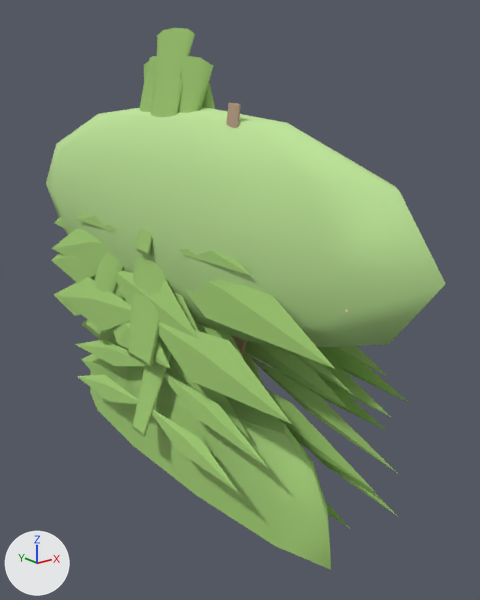
The glTF model web-forest/public/model/species/murraya-paniculata.glb: old version first, new version second.
Before and after are seen from a 50 mm camera at (-0.41, -0.602, 0.452) aimed at (0.039, -0.042, 0.227). The axes (+X, +Y, +Z) are drawn at lower left. The lights are the same throughout. The older version comes first. Where no turn or scale is listed for an object, it has been applied to the vertices. Vertices at exactly the same position are counted once.

Objects in the first picture: 'clump', 'p0', 'p1', 'p10', 'p12', 'p2', 'p3', 'p5', 'p6', 'p7', 'p8' and 1 more.
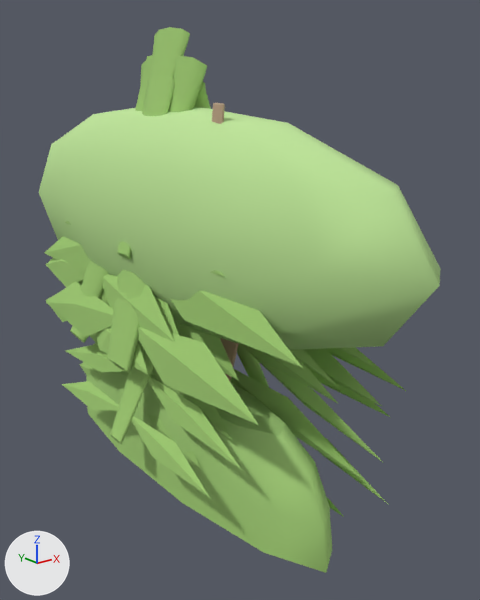
ob_body is not drawn itself; it is the parent of ob_clump, ob_p0, ob_p1, ob_p5, ob_p8, ob_p9, ob_p12, ob_p13.

Where the newer file only moved an object's origin or applied its transform, the numbers keep the older frame.

Where the change shows, as pixel boxes [x1, y1, x2, y2] in the pictures (480 x 600 px; the box of a moved part takes in the faces that stretch with it):
'clump', reshaped, moved, rescaled: before [46, 103, 446, 570]; after [39, 103, 441, 573]
'p8', moved, rescaled (9% narrower): before [52, 55, 335, 424]; after [44, 55, 302, 425]
'p0', moved, rescaled (7% narrower): before [75, 335, 268, 494]; after [62, 341, 242, 499]
'p10', rescaled (mostly hidden): before [51, 56, 231, 338]; after [46, 55, 182, 342]
'p2', rescaled: before [81, 300, 250, 456]; after [79, 321, 239, 470]
'p1', moved, rescaled: before [245, 341, 374, 527]; after [231, 344, 364, 517]
'p12', moved, rescaled (9% narrower): before [77, 28, 252, 276]; after [65, 27, 225, 277]
'p5', moved, rescaled: before [274, 347, 411, 431]; after [258, 347, 406, 417]
'p6', rescaled (mostly hidden): before [54, 275, 199, 369]; after [46, 280, 179, 374]
'p9', moved, rescaled (mostly hidden): before [205, 90, 207, 99]; after [198, 83, 206, 99]
part 1 of me_mesh_0, moved or reshaped: before [46, 107, 446, 349]; after [39, 107, 441, 350]
part 2 of me_mesh_0, moved or reshaped: before [90, 348, 331, 570]; after [86, 343, 332, 573]

The change, as a list of edits to the scene's bpy script:
```text
Change me_mesh_0:
    used by ob_clump; parent = ob_body; location = (0.0, 0.0, 0.0)
    remove me_mesh_0.from_pydata(...)  # 459 vertices, 850 faces; spans x -0.302..0.315, y -0.311..0.311, z 0.0..1.0
    add me_mesh_0.from_pydata(...)  # 459 vertices, 850 faces; spans x -0.323..0.337, y -0.333..0.333, z 0.0..1.0
    me_mesh_0 part 1: the loose piece of 57 vertices spanning x -0.302..0.315, y -0.311..0.311, z 0.464..0.998 is scaled about its middle by (1.07, 1.07, 1)
    me_mesh_0 part 2: the loose piece of 46 vertices spanning x -0.218..0.227, y -0.225..0.225, z 0.05..0.325 is scaled about its middle by (1.07, 1.07, 1)
    other edits to the shape of me_mesh_0 do not show in these pictures
Change me_mesh_3:
    used by ob_p2; location = (-0.011, 0.0, 0.325)
    remove me_mesh_3.from_pydata(...)  # 72 vertices, 120 faces; spans x -0.035..0.007, y -0.155..0.255, z -0.265..0.007
    add me_mesh_3.from_pydata(...)  # 72 vertices, 120 faces; spans x -0.052..0.006, y -0.145..0.239, z -0.265..0.008
    me_mesh_3 part 3: the whole mesh is scaled about its middle by (1.39, 0.936, 1), then moved by (-0.009, -0.003, 0.0)
Change me_mesh_6:
    used by ob_p6; location = (-0.011, 0.0, 0.369)
    remove me_mesh_6.from_pydata(...)  # 72 vertices, 120 faces; spans x -0.056..0.006, y -0.115..0.273, z -0.207..0.013
    add me_mesh_6.from_pydata(...)  # 72 vertices, 120 faces; spans x -0.082..0.004, y -0.108..0.256, z -0.207..0.013
    me_mesh_6 part 4: the whole mesh is scaled about its middle by (1.39, 0.936, 1), then moved by (-0.014, -0.005, 0.0)
Change me_mesh_10:
    used by ob_p10; location = (-0.011, 0.0, 0.477)
    remove me_mesh_10.from_pydata(...)  # 72 vertices, 120 faces; spans x -0.051..0.007, y -0.156..0.295, z -0.274..0.011
    add me_mesh_10.from_pydata(...)  # 72 vertices, 120 faces; spans x -0.075..0.006, y -0.146..0.276, z -0.274..0.011
    me_mesh_10 part 5: the whole mesh is scaled about its middle by (1.39, 0.936, 1), then moved by (-0.013, -0.004, 0.0)
Change ob_body:
    ob_body.location: (-0.0107, 0.0, 0.0) -> (-0.0147, 0.0, 0.0)
    ob_body.scale: (0.156, 1.1, 0.442) -> (0.216, 1.03, 0.442)
```
